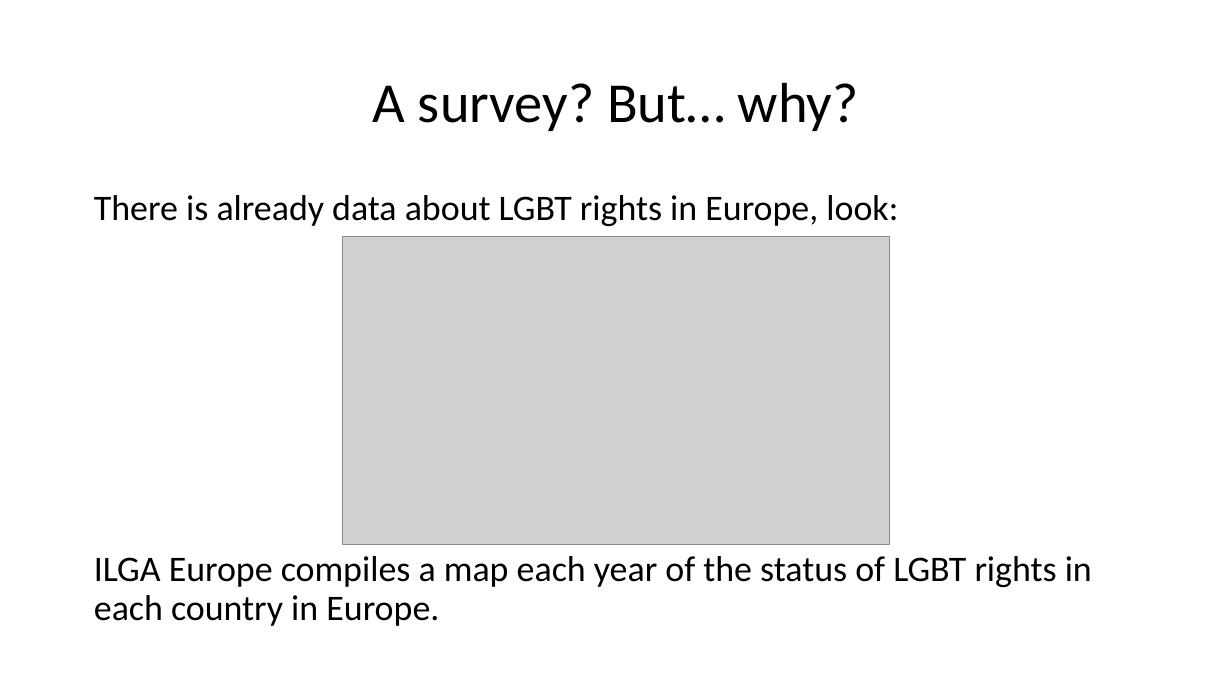
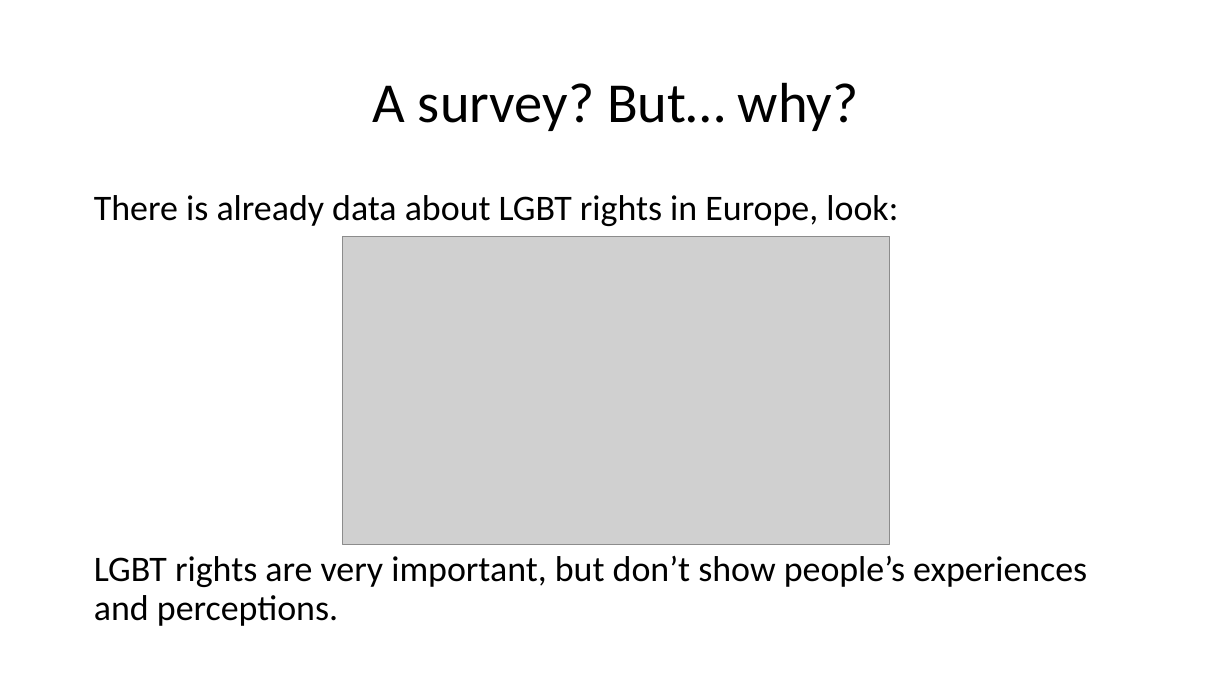
Before and after one commit to iamlex006/LexMidBootcampProj, a slide deck: slide 2 of QES Survey 20220210.pptx. Drawn at 1232x693 pixels with LibreOffice and Linux fonts; fonts in the diff are those of the drawing; grey boxes stand for pictures. Boxes give left, top, right and bottom in pixels: in the first picture for what was removed or moved away, otherwise in the second. Text is boxed around its words. In the diff, an @@ line names an element or a change of style, - is before the commit and + after.

```diff
--- a/QES Survey 20220210.pptx
+++ b/QES Survey 20220210.pptx
@@ text at <box>94,555,1087,626</box>: text changed @@
-ILGA Europe compiles a map each year of the status of LGBT rights in each country in Europe.
+LGBT rights are very important, but don’t show people’s experiences and perceptions.
```
Also in this commit, not shown: 6 other slides changed, 3 slides removed, 2 other files.
